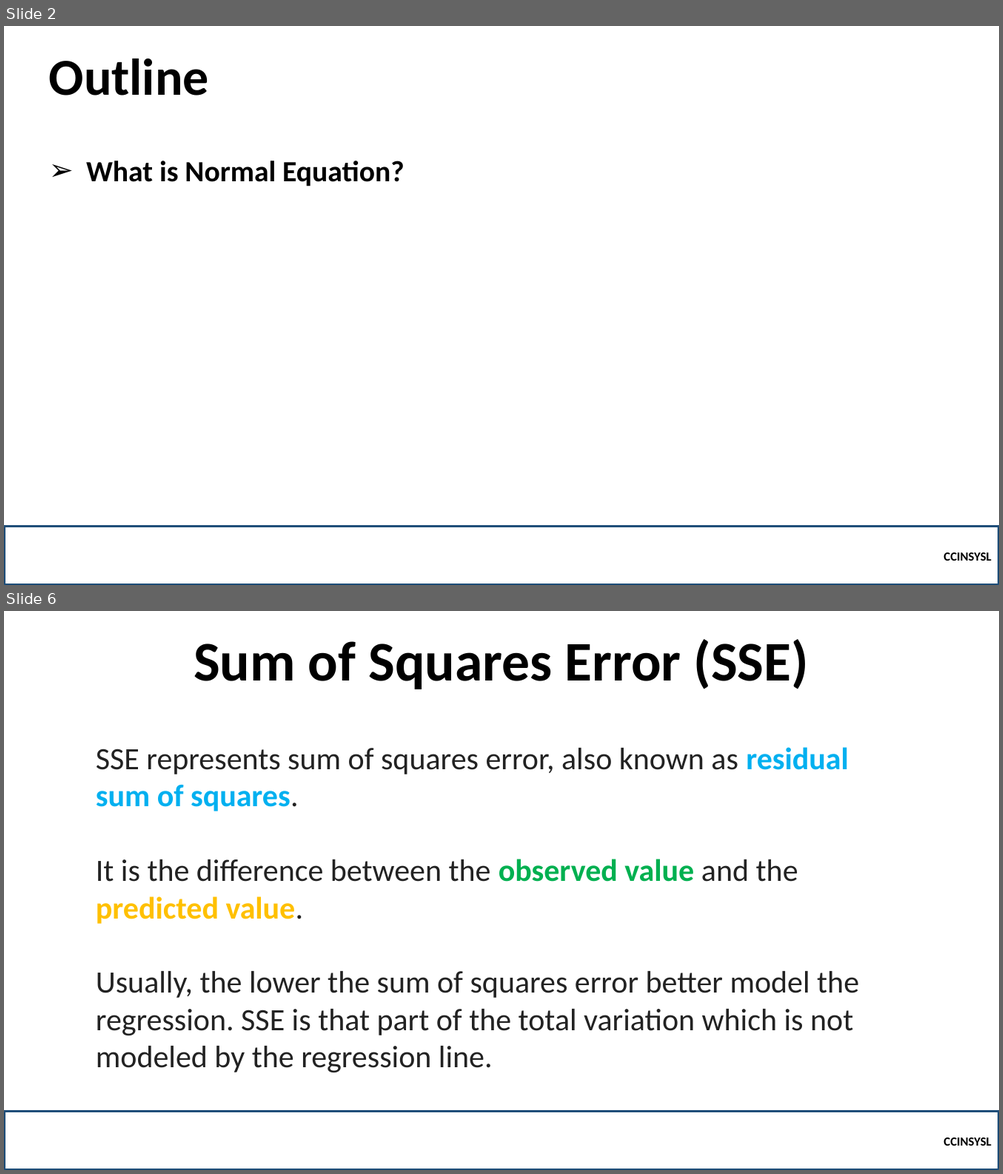
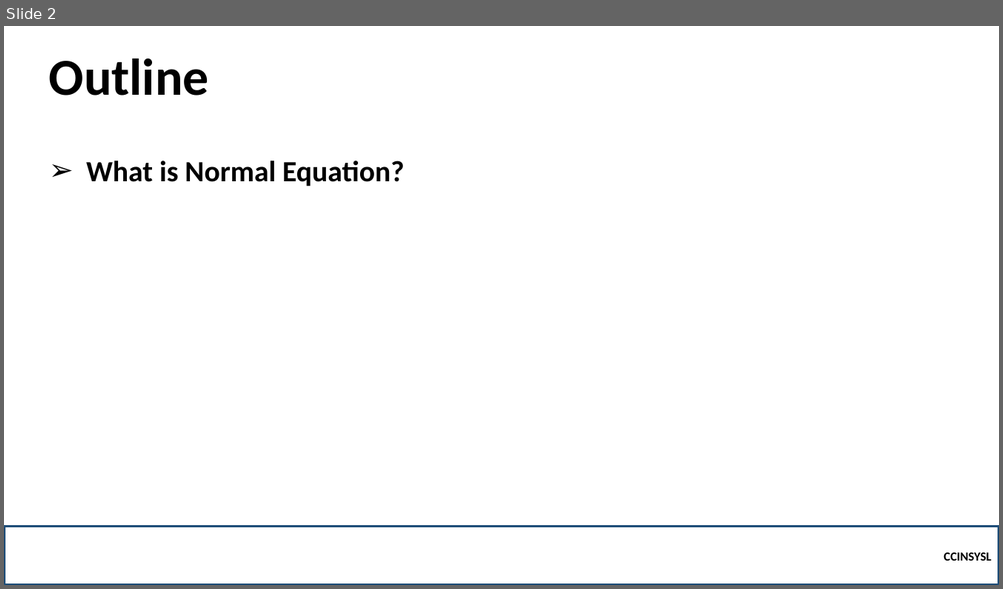
Before and after one commit to robitussin/CCINSYSL, a slide deck: 5 - Multiple Linear Regression/Normal Equation.pptx. Shown one above the other, each under a label of ours: slides 2 and 6 before the commit, slide 2 after it; the slides between them are not shown. The pictures are 1003x1174 and 1003x589 pixels, drawn with LibreOffice and Linux fonts; fonts in the diff are those of the drawing; background and template pictures are left out. Boxes give left, top, right and bottom in pixels: in the first picture for what was removed or moved away, otherwise in the second. Text is boxed around its words. In the diff, an @@ line names an element or a change of style, - is before the commit and + after.

```diff
--- a/5 - Multiple Linear Regression/Normal Equation.pptx
+++ b/5 - Multiple Linear Regression/Normal Equation.pptx
@@ slide 6 removed at (4,611,999,1170), background picture (left out) @@
@@ title removed at (193,639,808,689) @@
-Sum of Squares Error (SSE)
@@ text removed at (96,747,859,1073) @@
-SSE represents sum of squares error, also known as residual sum of squares.
-It is the difference between the observed value and the predicted value.
-Usually, the lower the sum of squares error better model the regression. SSE is that part of the total variation which is not modeled by the regression line.
@@ rectangle removed at (4,1112,999,1170) @@
-CCINSYSL
```
Also in this commit, not shown: 4 slides changed, 4 slides added, 5 other slides removed, 2 other files.
